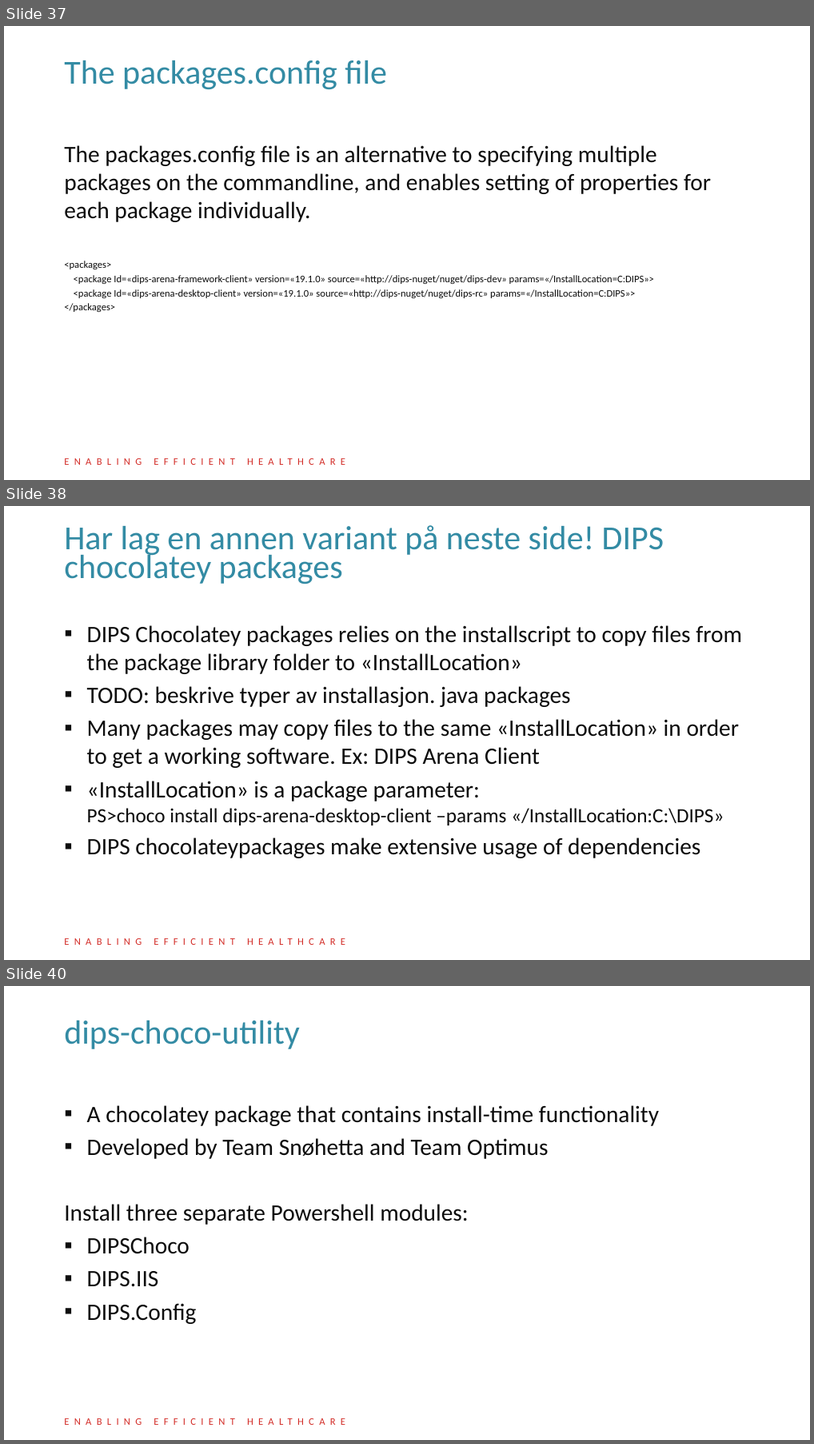
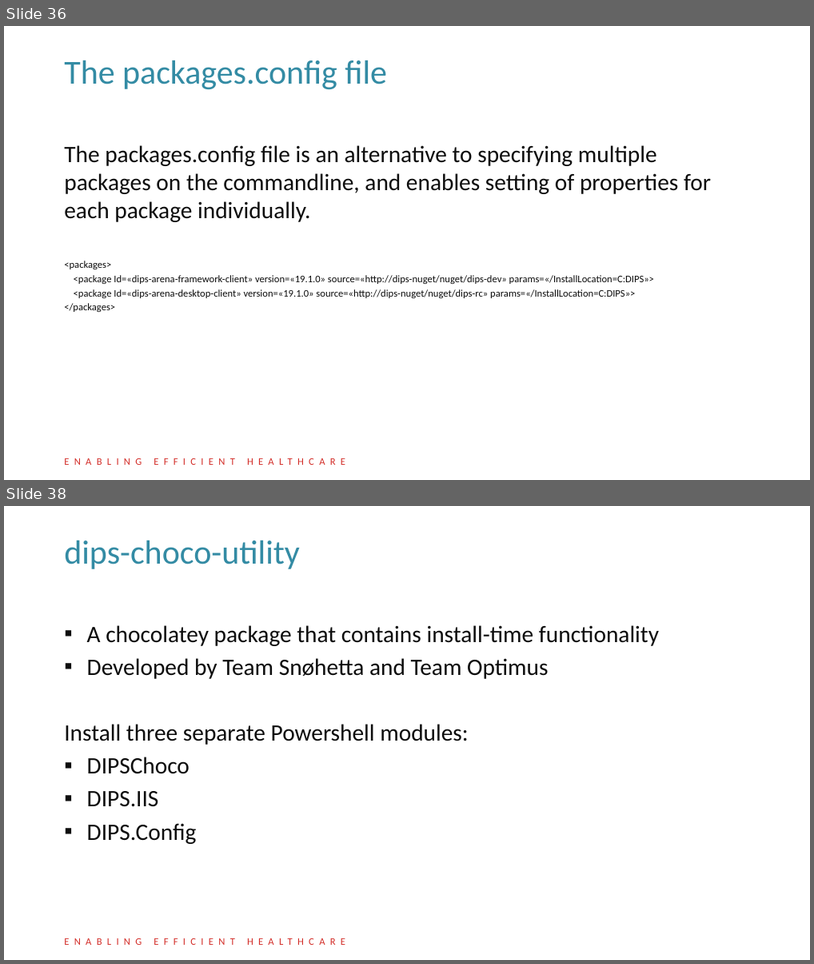
Before and after one commit to DIPSAS/InstallationTech, a slide deck: presentation/InstallationCourse.pptx. Shown one above the other, each under a label of ours: slides 37, 38 and 40 before the commit, slides 36 and 38 after it; the slides between them are not shown. The pictures are 814x1444 and 814x964 pixels, drawn with LibreOffice and Linux fonts; fonts in the diff are those of the drawing; background and template pictures are left out. Boxes give left, top, right and bottom in pixels: in the first picture for what was removed or moved away, otherwise in the second. Text is boxed around its words. In the diff, an @@ line names an element or a change of style, - is before the commit and + after.

```diff
--- a/presentation/InstallationCourse.pptx
+++ b/presentation/InstallationCourse.pptx
@@ slide 38 removed at (x1=4, y1=506, x2=810, y2=960), background #FFFFFF; not listed: 1 template element that a slide beside it also shows @@
@@ title removed at (x1=64, y1=525, x2=664, y2=584) @@
-Har lag en annen variant på neste side! DIPS chocolatey packages
@@ text removed at (x1=87, y1=625, x2=742, y2=858) @@
-▪ DIPS Chocolatey packages relies on the installscript to copy files from the package library folder to «InstallLocation»
-▪ TODO: beskrive typer av installasjon. java packages
-▪ Many packages may copy files to the same «InstallLocation» in order to get a working software. Ex: DIPS Arena Client
-▪ «InstallLocation» is a package parameter:
-  PS>choco install dips-arena-desktop-client –params «/InstallLocation:C:\DIPS»
-▪ DIPS chocolateypackages make extensive usage of dependencies
@@ what was slide 37 is now slide 36 @@
@@ what was slide 40 is now slide 38 @@
```
Also in this commit, not shown: 4 slides changed, 1 slide added, 3 other files.
